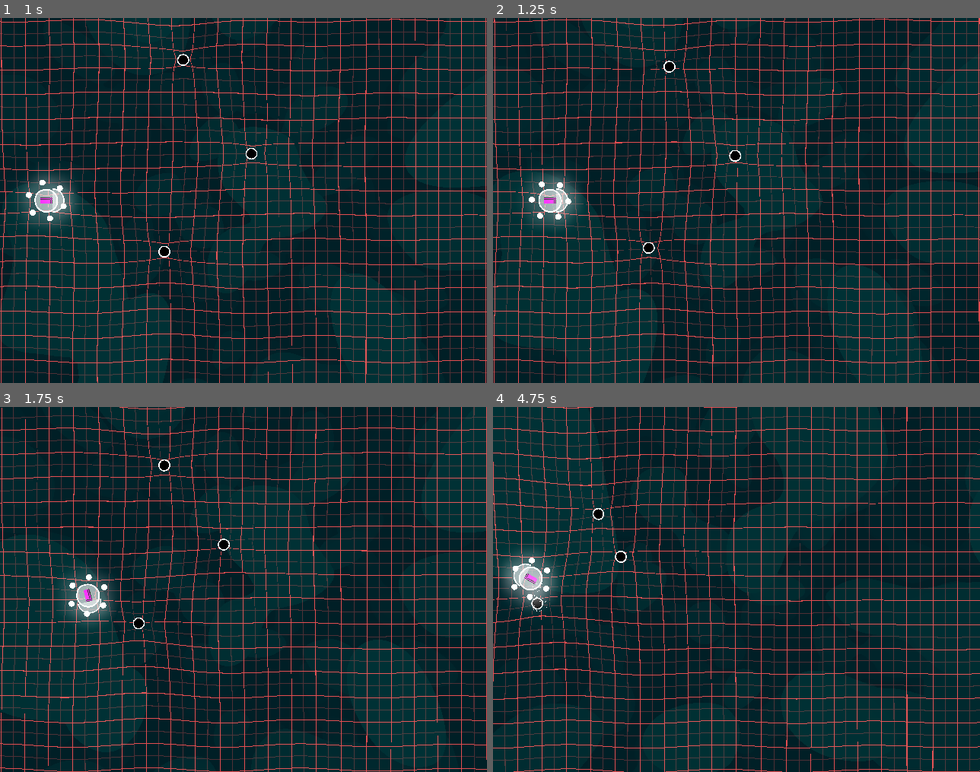
Above: before the commit, frames 1-4 (two rows, left to right).
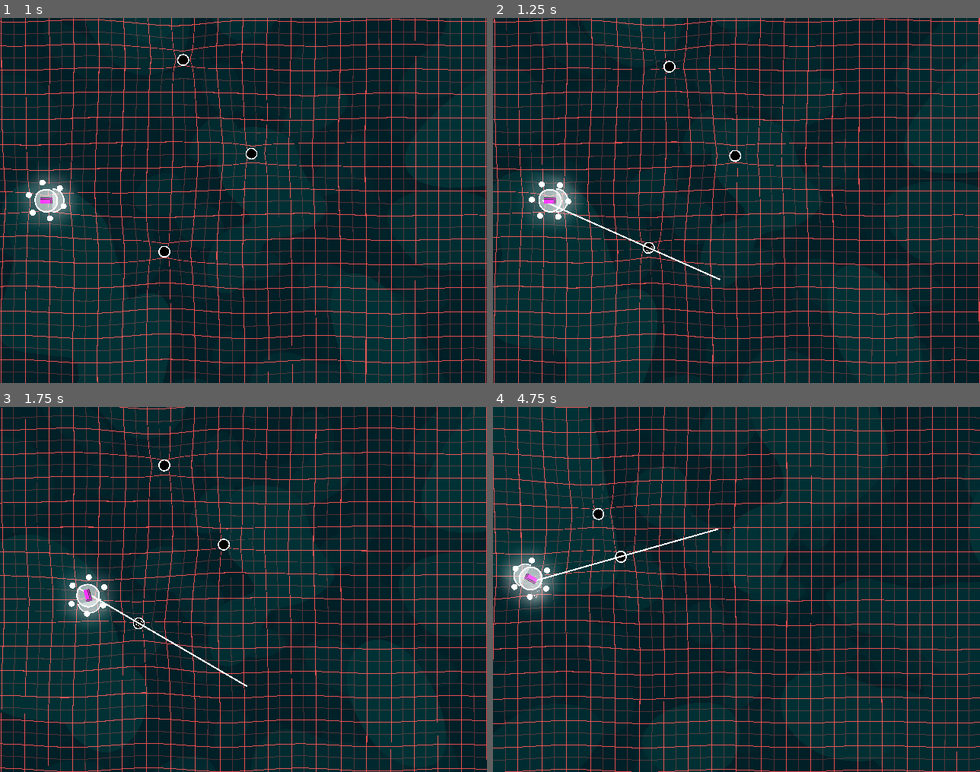
Above: after the commit, the same moments.

Repository: 3xcpy/roguelike-arcade-driving
Game: Godot game, scene res://scenes/main.tscn
The game is run twice, just before and just after one commit, with the same random seed, the same clock (stepped at 60 frames per second) and the same inputs. The engine's default icon, where the game draws it, is replaced by a stand-in: a white triangle on a blue panel in a dark square.
Inputs (mouse positions are in pixels of both pictures, inside the frame that each line leads up to):
- Up to frame 1 (1 s): click "Start Game" at 0.5 s
- Up to frame 2 (1.25 s): no input
- Up to frame 3 (1.75 s): tap Enter (ui_accept) at 1.25, 1.52 s; move the mouse to (350, 571) at 1.27 s; hold Right (steer_right) from 1.28 s (still down); tap Alt at 1.35 s
- Up to frame 4 (4.75 s): move the mouse to (639, 607) at 2.02 s; release Right (steer_right) at 2.03 s; hold Down 2.03-2.78 s; tap Shift at 2.1, 3.6 s; tap Enter (ui_accept) at 2.27, 3.77, 4.52 s; move the mouse to (785, 509) at 2.77 s; hold Right (steer_right) 2.78-3.53 s; tap Alt at 2.85, 4.35 s; move the mouse to (712, 662) at 3.52 s; hold Up 3.53-4.28 s; move the mouse to (882, 644) at 4.27 s; hold Left (steer_left) from 4.28 s (still down)

Frame 1 is identical in both runs. In frame 2, 0.2% of the frame differs, in the area x 10-47%, y 49-72%; in frame 3, 0.2%; in frame 4, 8.3%, in the area x 0-100%, y 0-100%.

Commit message:
Add laser weapon

Diff:
--- /dev/null
+++ b/scenes/laser.tscn
@@ -0,0 +1,24 @@
+[gd_scene load_steps=3 format=3 uid="uid://bdd8prd12fv3q"]
+
+[ext_resource type="Script" uid="uid://bjfw80x34pjhb" path="res://scripts/laser.gd" id="1_xmihv"]
+
+[sub_resource type="SegmentShape2D" id="SegmentShape2D_5no5p"]
+b = Vector2(10.48, 0)
+
+[node name="Laser" type="Area2D"]
+top_level = true
+script = ExtResource("1_xmihv")
+
+[node name="Line2D" type="Line2D" parent="."]
+points = PackedVector2Array(0.06, 0, 7.375, 0)
+width = 2.0
+
+[node name="CollisionShape2D" type="CollisionShape2D" parent="."]
+shape = SubResource("SegmentShape2D_5no5p")
+
+[node name="Timer" type="Timer" parent="."]
+wait_time = 0.2
+one_shot = true
+autostart = true
+
+[connection signal="timeout" from="Timer" to="." method="_on_timer_timeout"]
--- /dev/null
+++ b/scenes/laser_emitter.tscn
@@ -0,0 +1,9 @@
+[gd_scene load_steps=3 format=3 uid="uid://bs5aym1iwjsq"]
+
+[ext_resource type="Script" uid="uid://4suw3x7pgl1f" path="res://scripts/laser_emitter.gd" id="1_fd745"]
+[ext_resource type="PackedScene" uid="uid://bdd8prd12fv3q" path="res://scenes/laser.tscn" id="2_fmkpm"]
+
+[node name="LaserEmitter" type="Node2D"]
+script = ExtResource("1_fd745")
+active = true
+laser = ExtResource("2_fmkpm")
--- a/scenes/player.tscn
+++ b/scenes/player.tscn
@@ -7,6 +7,7 @@
 [ext_resource type="PackedScene" uid="uid://chd5sgv2bhw3" path="res://scenes/aura.tscn" id="4_tuyoq"]
 [ext_resource type="PackedScene" uid="uid://cocw5gtoa0qee" path="res://scenes/ram.tscn" id="6_fjrip"]
 [ext_resource type="PackedScene" uid="uid://bg5rhdxipkhro" path="res://scenes/damage_particles.tscn" id="6_tuyoq"]
+[ext_resource type="PackedScene" uid="uid://bs5aym1iwjsq" path="res://scenes/laser_emitter.tscn" id="7_smehm"]
 
 [sub_resource type="RectangleShape2D" id="RectangleShape2D_u8vuu"]
 size = Vector2(8, 16)
@@ -73,6 +74,8 @@
 [node name="Ram" parent="Weapons" instance=ExtResource("6_fjrip")]
 position = Vector2(8, 0)
 
+[node name="LaserEmitter" parent="Weapons" instance=ExtResource("7_smehm")]
+
 [node name="Camera2D" type="Camera2D" parent="."]
 limit_left = 0
 limit_top = 0
--- /dev/null
+++ b/scripts/laser.gd
@@ -0,0 +1,31 @@
+class_name Laser extends Area2D
+
+@export var damage: float = 1.0
+
+var timer: float = 0.0
+var tick: float = 0.1
+
+@onready var line_2d := $Line2D
+@onready var collision_shape_2d := $CollisionShape2D
+
+
+func init(target: Vector2) -> void:
+	line_2d.points[1] = to_local(target)
+	var shape: SegmentShape2D = SegmentShape2D.new()
+	shape.a = Vector2.ZERO
+	shape.b = to_local(target)
+	collision_shape_2d.shape = shape
+
+
+func _physics_process(delta: float) -> void:
+	timer += delta
+	if timer >= tick:
+		timer = 0.0
+		var overlapping_areas = get_overlapping_areas()
+		for a in overlapping_areas:
+			if a.is_in_group("Enemies") and a.has_method("damage"):
+				a.damage(damage)
+
+
+func _on_timer_timeout() -> void:
+	queue_free()
--- /dev/null
+++ b/scripts/laser_emitter.gd
@@ -0,0 +1,35 @@
+class_name LaserEmitter extends Node2D
+
+@export var active: bool = false
+
+@export var damage: float = 1.0
+@export var delay: float = 0.5
+@export var laser: PackedScene
+@export var reach: float = 256.0
+
+var timer: float = 0.0
+
+
+func shoot(target: Vector2) -> void:
+	var laser_instance: Laser = laser.instantiate()
+	add_child(laser_instance)
+	laser_instance.global_position = global_position
+	laser_instance.init(global_position.direction_to(target) * reach + global_position)
+
+
+func _physics_process(delta: float) -> void:
+	global_rotation = 0.0
+	timer += delta
+	if timer >= delay:
+		timer = 0.0
+		var enemies = get_tree().get_nodes_in_group("Enemies")
+		var min_dist: float = 1e300
+		var nearest: Node2D = null
+		for e: Node2D in enemies:
+			var dist = global_position.distance_to(e.global_position)
+			if dist < min_dist:
+				min_dist = dist
+				nearest = e
+
+		if nearest and min_dist <= reach:
+			shoot(nearest.global_position)
Not shown: 1 places in scenes/player.tscn that only renumber resources
Not shown, added: scripts/laser.gd.uid
Not shown, added: scripts/laser_emitter.gd.uid
